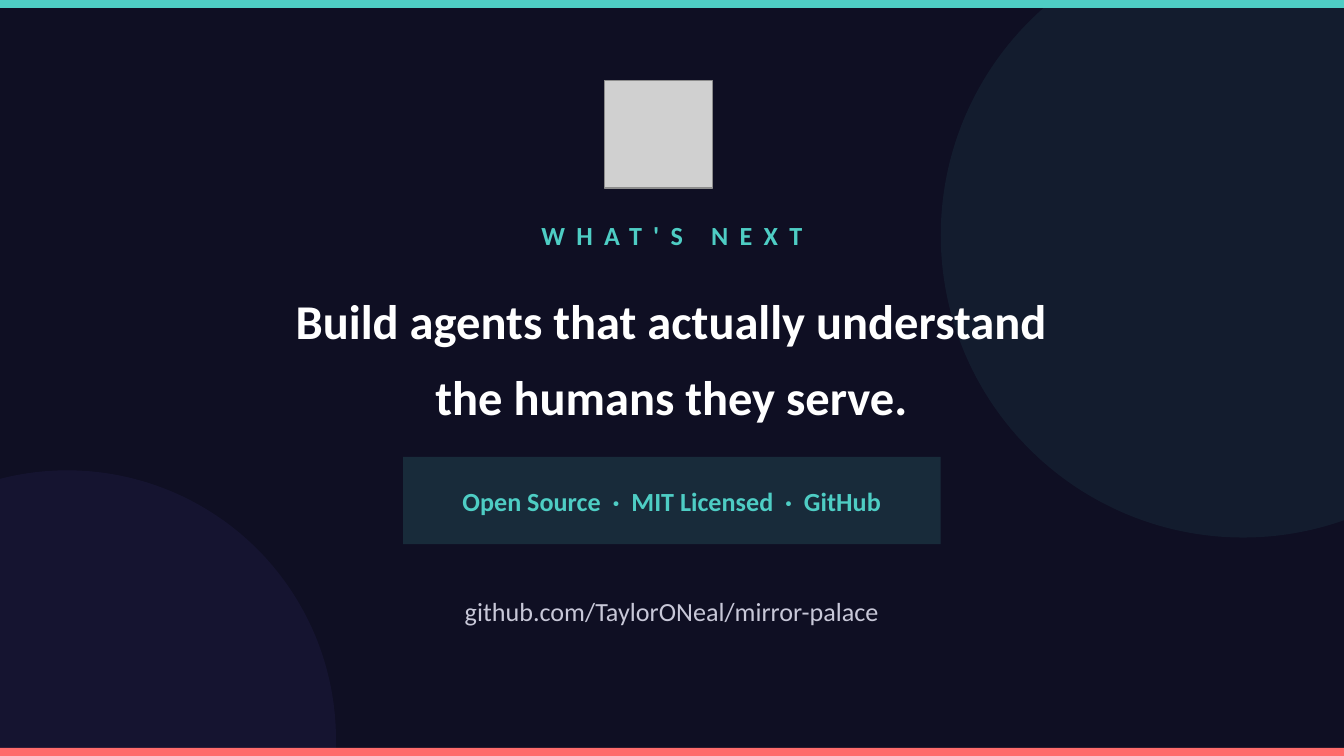
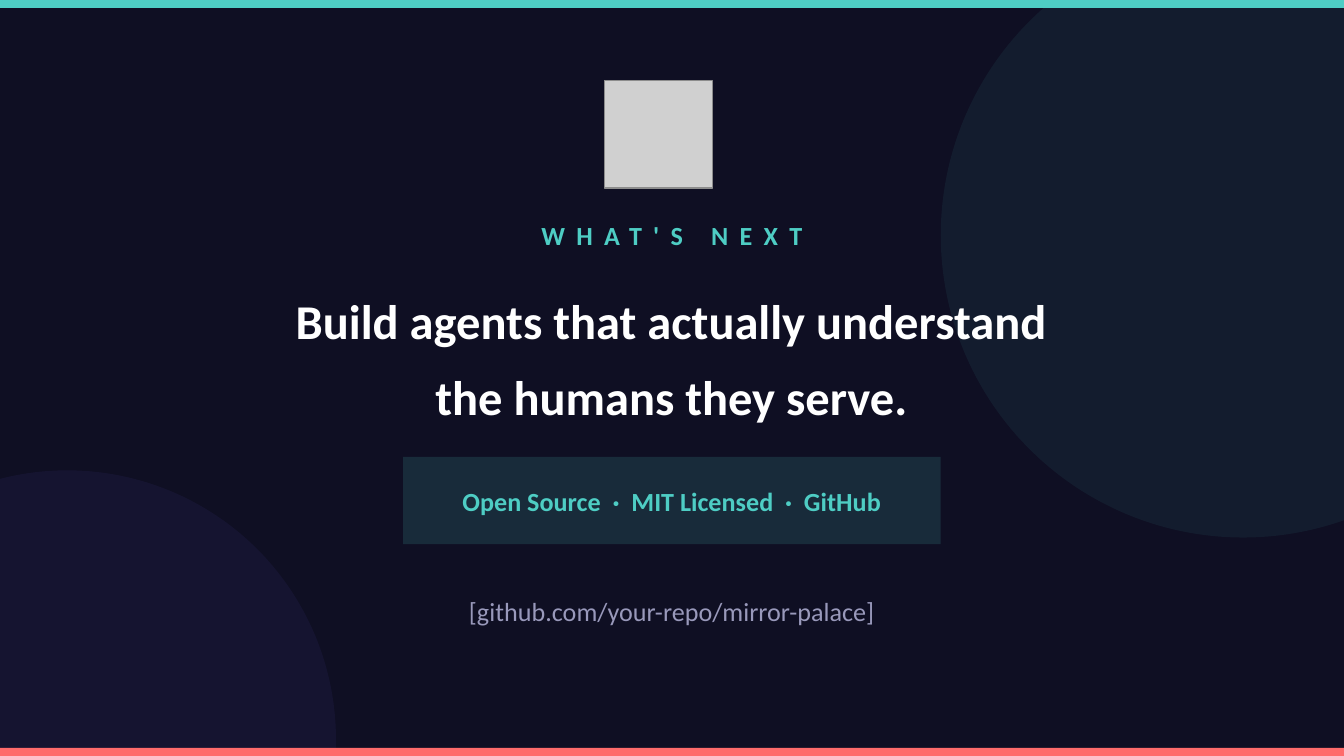
Before and after one commit to TaylorONeal/mirror-palace, a slide deck: slide 17 of mirror-palace-keynote.pptx. Drawn at 1344x756 pixels with LibreOffice and Linux fonts; fonts in the diff are those of the drawing; grey boxes stand for pictures. Boxes give left, top, right and bottom in pixels: in the first picture for what was removed or moved away, otherwise in the second. Text is boxed around its words. In the diff, an @@ line names an element or a change of style, - is before the commit and + after.

```diff
--- a/mirror-palace-keynote.pptx
+++ b/mirror-palace-keynote.pptx
@@ text at (x1=469, y1=602, x2=874, y2=626): text changed; text colour #C8C8D8 to #9999BB @@
-github.com/TaylorONeal/mirror-palace
+[github.com/your-repo/mirror-palace]
```
Also in this commit, not shown: 1 other slide changed, 1 other file.
